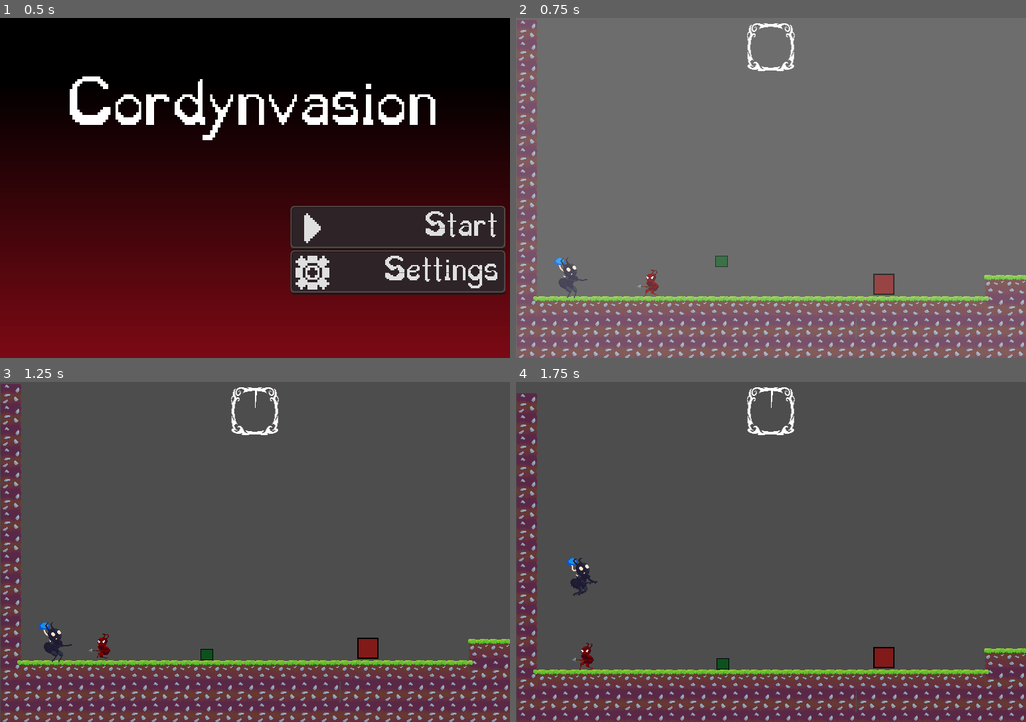
Above: before the commit, frames 1-4 (two rows, left to right).
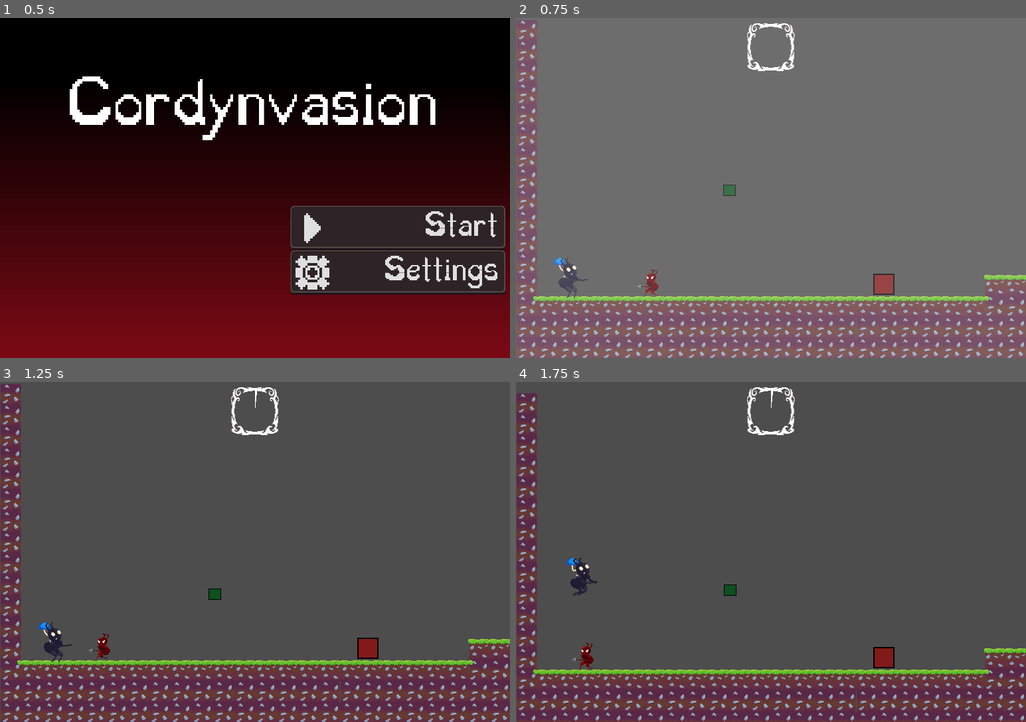
Above: after the commit, the same moments.

Repository: samuelurbinaflor/school-game-jam
Game: Godot game, scene res://scenes/gui/main_menu.tscn
Two runs of this game, one before a commit and one after it. Both use one fixed random seed, a clock stepped at 60 frames per second and the inputs below. Sound files missing from this copy of the repository are replaced by a short silence.
Inputs:
- Up to frame 1 (0.5 s): no input
- Up to frame 2 (0.75 s): click "Start" at 0.5 s
- Up to frame 3 (1.25 s): no input
- Up to frame 4 (1.75 s): tap D (moverDere) at 1.35 s; tap Space (salto) at 1.52 s

Frame 1 is identical in both runs. In frame 2, 0.2% of the frame differs, in the area x 39-44%, y 49-74%; in frame 3, 0.2%; in frame 4, 0.2%.

Commit message:
arreglos fallitos de la libelula

Diff:
--- a/scenes/enemy_pitijopo.tscn
+++ b/scenes/enemy_pitijopo.tscn
@@ -15,8 +15,8 @@
 collision_layer = 4
 script = ExtResource("1_usb33")
 vuelo = 2
-distanciaV = 400
-distanciaH = 300
+distanciaV = 100
+distanciaH = 200
 
 [node name="Sprite2D" type="Sprite2D" parent="."]
 position = Vector2(3.8146973e-06, 1.0000038)
--- a/scenes/levels/level_01.tscn
+++ b/scenes/levels/level_01.tscn
@@ -143,7 +143,8 @@
 collision_mask = 2
 
 [node name="enemy_pitijopo" parent="Enemigos" instance=ExtResource("8_r72dd")]
-position = Vector2(307.99997, 343)
+position = Vector2(320.00003, 236)
+collision_mask = 2
 
 [node name="Enemy3" parent="Enemigos" instance=ExtResource("8_kfebt")]
 position = Vector2(1138, 127)
--- a/scripts/enemy_pitijopo.gd
+++ b/scripts/enemy_pitijopo.gd
@@ -19,7 +19,7 @@
 #esto para el patron de vuelo (horizontal, vertical, estatico, en circulos porsiacaso...)
 enum patronVuelo { float, horizontal, vertical, circle }
 @export var vuelo: patronVuelo = patronVuelo.horizontal
-@export var distanciaV = 5 #distancia max v
+@export var distanciaV = 50 #distancia max v
 @export var distanciaH = 100 #distancia max h
 @export var Rcirculo = 50
 @export var velCirculo = 1
